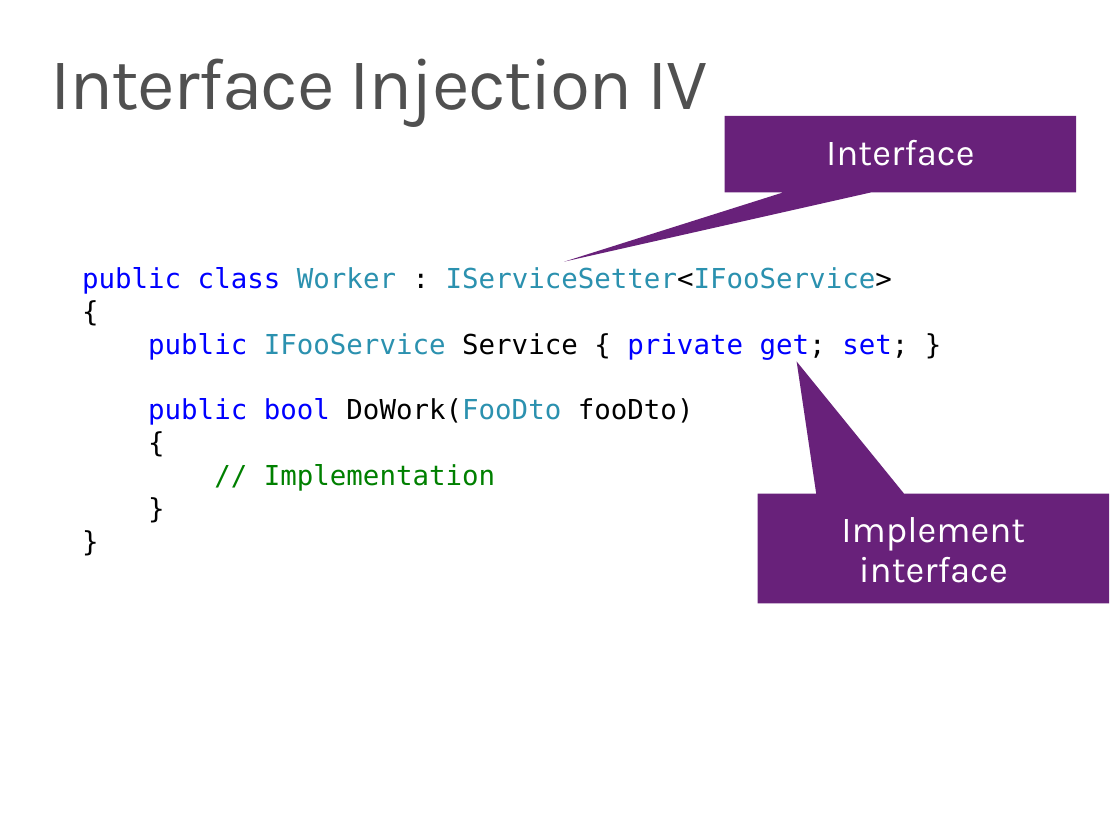
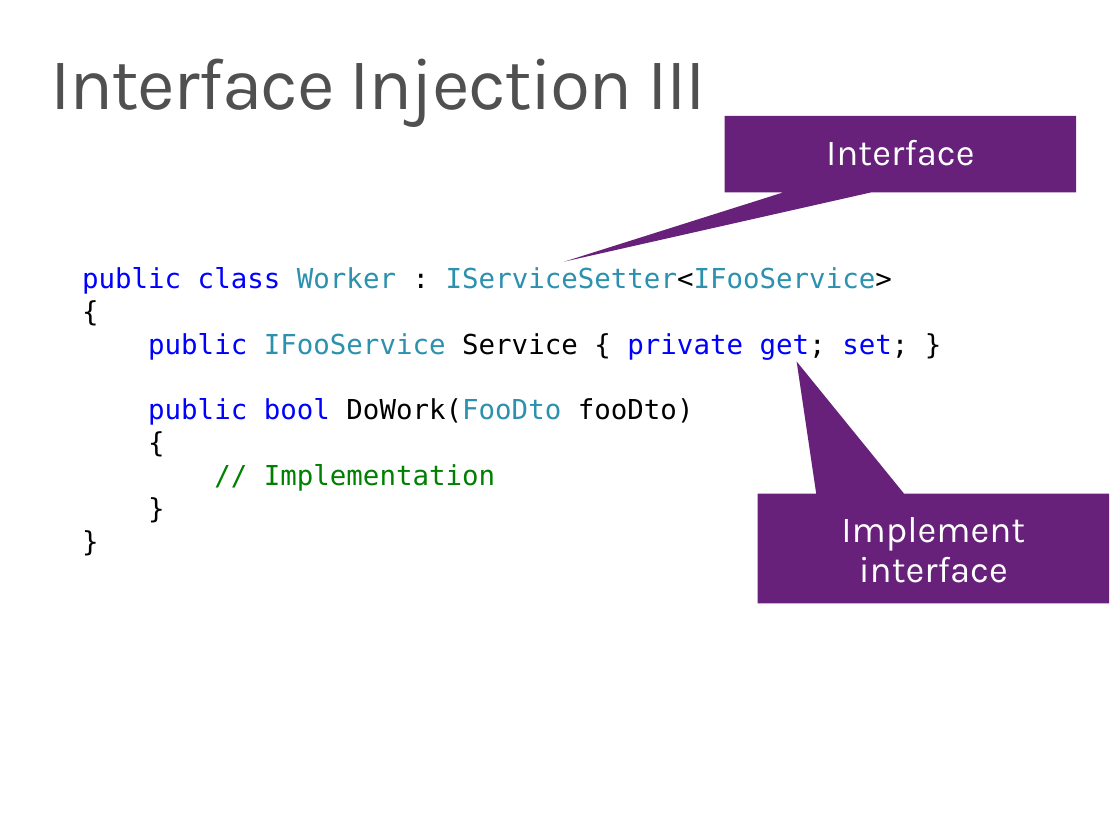
Before and after one commit to ondfisk/BDSA2019, a slide deck: slide 11 of Slides/Lecture05 - Dependency Injection, Testing Entity Framework.pptx (slide 12 before the commit). Drawn at 1120x840 pixels with LibreOffice and Linux fonts; fonts in the diff are those of the drawing. Boxes give left, top, right and bottom in pixels: in the first picture for what was removed or moved away, otherwise in the second. Text is boxed around its words. In the diff, an @@ line names an element or a change of style, - is before the commit and + after.

```diff
--- a/Slides/Lecture05 - Dependency Injection, Testing Entity Framework.pptx
+++ b/Slides/Lecture05 - Dependency Injection, Testing Entity Framework.pptx
@@ title at [50, 58, 705, 126]: text changed @@
-Interface Injection IV
+Interface Injection III
```
Also in this commit, not shown: 3 other slides changed, 1 slide removed, 13 other files.
